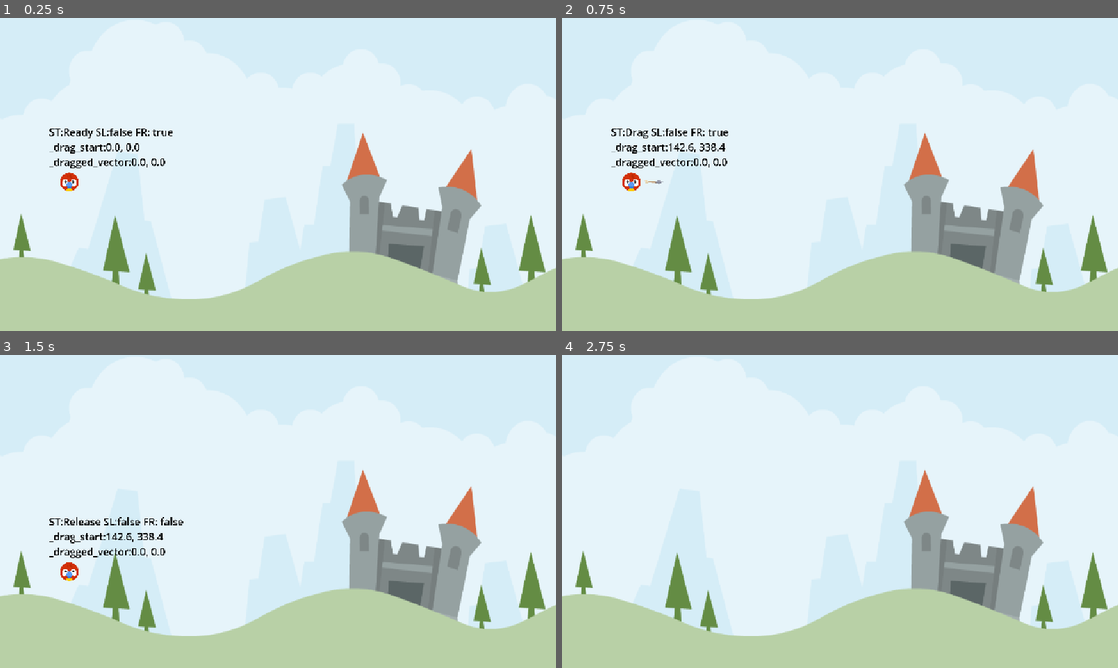
Above: before the commit, frames 1-4 (two rows, left to right).
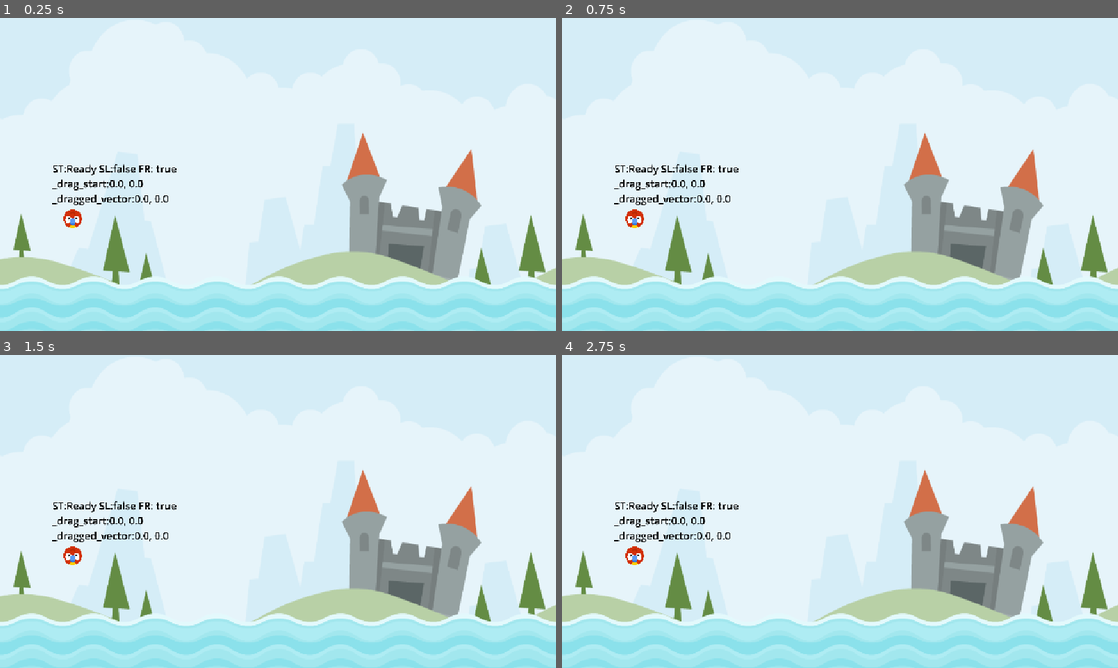
Above: after the commit, the same moments.

Repository: asteya01/Summer25
Game: Godot game, scene res://Scenes/LevelBase/level_base.tscn
Two runs of this game, one before a commit and one after it. Both use one fixed random seed, a clock stepped at 60 frames per second and the inputs below.
Inputs (mouse positions are in pixels of both pictures, inside the frame that each line leads up to):
- Up to frame 1 (0.25 s): no input
- Up to frame 2 (0.75 s): tap Enter at 0.5 s; drag from (628, 180) to (895, 105) at 0.52 s
- Up to frame 3 (1.5 s): drag from (166, 527) to (250, 574) at 1.27 s
- Up to frame 4 (2.75 s): move the mouse to (895, 442) at 2.02 s; press the mouse at (895, 442) at 2.03 s

The runs differ from the first frame. In frame 1, 17% of the frame differs, in the area x 0-100%, y 35-100%; in frame 2, 17%; in frame 3, 17%; in frame 4, 16%.

Commit message:
Water Barrier

Diff:
--- /dev/null
+++ b/AngryAnimals/Globals/SignalHub.gd
@@ -0,0 +1,6 @@
+extends Node
+
+signal on_animal_died
+
+func emit_on_animal_died() -> void:
+	on_animal_died.emit()
--- a/AngryAnimals/Scenes/Animal/Animal.gd
+++ b/AngryAnimals/Scenes/Animal/Animal.gd
@@ -41,7 +41,6 @@
 	_start = position
 
 
-
 # Called every frame. 'delta' is the elapsed time since the previous frame.
 func _physics_process(_delta: float) -> void:
 	update_state()
@@ -60,6 +59,12 @@
 #endregion
 
 #region drag
+
+func update_arrow_scale() -> void:
+	var imp_len: float = calculate_impulse().length()
+	var perc: float = clamp(imp_len / IMPULSE_MAX, 0.0, 1.0)
+	arrow.scale.x = lerp(arrow_scale_x, arrow_scale_x * 2, perc)
+	arrow.rotation = (_start - position).angle()
 
 func start_dragging() -> void:
 	arrow.show()
@@ -80,6 +85,8 @@
 
 	_dragged_vector = new_drag_vector
 	position = _start + _dragged_vector
+
+	update_arrow_scale()
 
 
 #endregion
@@ -121,13 +128,18 @@
 #endregion
 
 #region signals
+
+func die() -> void:
+	SignalHub.emit_on_animal_died()
+	queue_free()
+
 func _on_input_event(_viewport: Node, event: InputEvent, _shape_idx: int) -> void:
 	if event.is_action_pressed("drag") and _state == AnimalState.Ready:
 		start_dragging()
 		change_state(AnimalState.Drag)
 
 func _on_visible_on_screen_notifier_2d_screen_exited() -> void:
-	pass # Replace with function body.
+	die()
 
 
 func _on_sleeping_state_changed() -> void:
--- /dev/null
+++ b/AngryAnimals/Scenes/LevelBase/LevelBase.gd
@@ -0,0 +1,20 @@
+extends Node2D
+
+
+const ANIMAL = preload("res://Scenes/Animal/Animal.tscn")
+
+@onready var animal_start: Marker2D = $AnimalStart
+
+# Called when the node enters the scene tree for the first time.
+func _ready() -> void:
+	spawn_animal()
+
+
+func _enter_tree() -> void:
+	SignalHub.on_animal_died.connect(spawn_animal)
+
+
+func spawn_animal() -> void:
+	var animal = ANIMAL.instantiate()
+	animal.position = animal_start.position
+	add_child(animal)
--- a/AngryAnimals/Scenes/LevelBase/level_base.tscn
+++ b/AngryAnimals/Scenes/LevelBase/level_base.tscn
@@ -1,9 +1,11 @@
-[gd_scene load_steps=3 format=3 uid="uid://bgex4dwlffyao"]
+[gd_scene load_steps=4 format=3 uid="uid://bgex4dwlffyao"]
 
+[ext_resource type="Script" uid="uid://cbrocwfh8oty3" path="res://Scenes/LevelBase/LevelBase.gd" id="1_1l5ts"]
 [ext_resource type="Texture2D" uid="uid://vtvgu5tikqo" path="res://assets/scene/colored_castle.png" id="1_fe7a1"]
-[ext_resource type="PackedScene" uid="uid://slj68gle8hof" path="res://Scenes/Animal/Animal.tscn" id="2_1l5ts"]
+[ext_resource type="PackedScene" uid="uid://biwd2ct6pj1tg" path="res://Scenes/Water/Water.tscn" id="3_2wk6i"]
 
 [node name="LevelBase" type="Node2D"]
+script = ExtResource("1_1l5ts")
 
 [node name="ColoredCastle" type="Sprite2D" parent="."]
 position = Vector2(-32, -386)
@@ -11,5 +13,8 @@
 texture = ExtResource("1_fe7a1")
 centered = false
 
-[node name="Animal" parent="." instance=ExtResource("2_1l5ts")]
-position = Vector2(143, 339)
+[node name="AnimalStart" type="Marker2D" parent="."]
+position = Vector2(150, 415)
+
+[node name="Water" parent="." instance=ExtResource("3_2wk6i")]
+position = Vector2(8, 598)
--- /dev/null
+++ b/AngryAnimals/Scenes/Water/Water.gd
@@ -0,0 +1,9 @@
+extends Area2D
+
+@onready var splash_sound: AudioStreamPlayer2D = $SplashSound
+
+
+
+func _on_body_entered(body: Node2D) -> void:
+	splash_sound.position = body.position
+	splash_sound.play()
--- /dev/null
+++ b/AngryAnimals/Scenes/Water/Water.tscn
@@ -0,0 +1,28 @@
+[gd_scene load_steps=5 format=3 uid="uid://biwd2ct6pj1tg"]
+
+[ext_resource type="Texture2D" uid="uid://c1q4wk163gdqd" path="res://assets/scene/waterTop_high.png" id="1_7eg1t"]
+[ext_resource type="Script" uid="uid://dwv2ejvq44m1e" path="res://Scenes/Water/Water.gd" id="1_588kq"]
+[ext_resource type="AudioStream" uid="uid://byjjmuhhkxj75" path="res://assets/audio/splash.ogg" id="3_k5xie"]
+
+[sub_resource type="RectangleShape2D" id="RectangleShape2D_k5xie"]
+size = Vector2(1201, 106)
+
+[node name="Water" type="Area2D"]
+script = ExtResource("1_588kq")
+
+[node name="Sprite2D" type="Sprite2D" parent="."]
+z_index = 1
+texture_repeat = 2
+position = Vector2(560, 0)
+texture = ExtResource("1_7eg1t")
+region_enabled = true
+region_rect = Rect2(0, 0, 1200, 127)
+
+[node name="CollisionShape2D" type="CollisionShape2D" parent="."]
+position = Vector2(560.5, 10)
+shape = SubResource("RectangleShape2D_k5xie")
+
+[node name="SplashSound" type="AudioStreamPlayer2D" parent="."]
+stream = ExtResource("3_k5xie")
+
+[connection signal="body_entered" from="." to="." method="_on_body_entered"]
--- a/AngryAnimals/project.godot
+++ b/AngryAnimals/project.godot
@@ -14,6 +14,10 @@
 run/main_scene="uid://bgex4dwlffyao"
 config/features=PackedStringArray("4.4", "Mobile")
 config/icon="res://icon.svg"
+
+[autoload]
+
+SignalHub="*res://Globals/SignalHub.gd"
 
 [display]
 
Not shown, added: AngryAnimals/Globals/SignalHub.gd.uid
Not shown, added: AngryAnimals/Scenes/LevelBase/LevelBase.gd.uid
Not shown, added: AngryAnimals/Scenes/Water/Water.gd.uid
